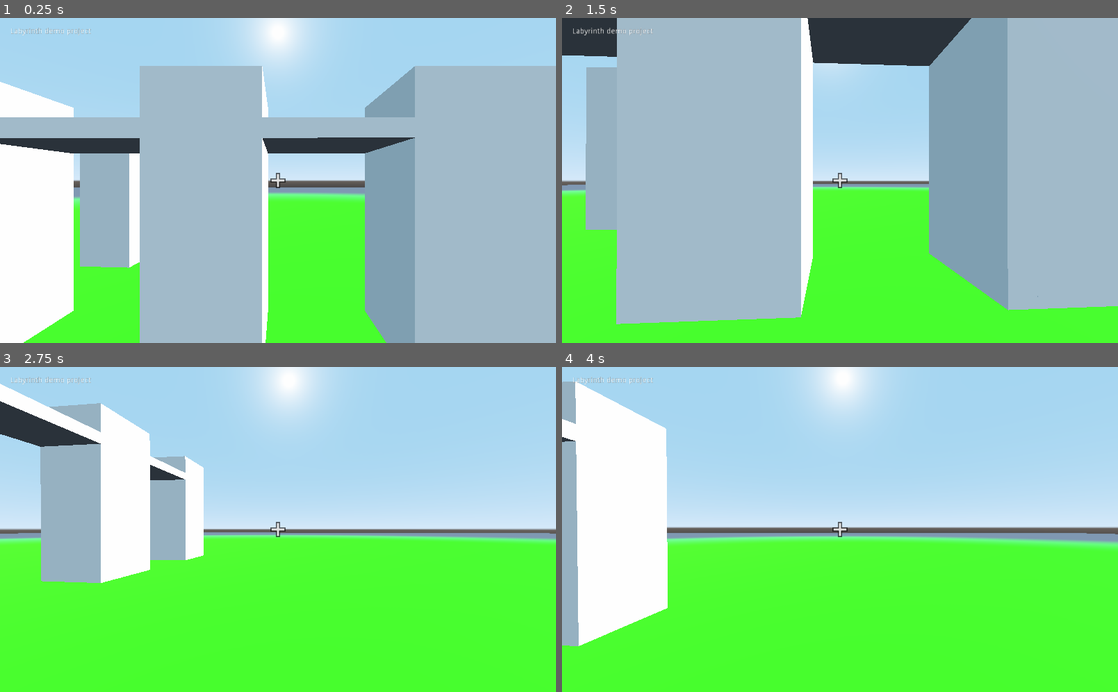
Above: before the commit, frames 1-4 (two rows, left to right).
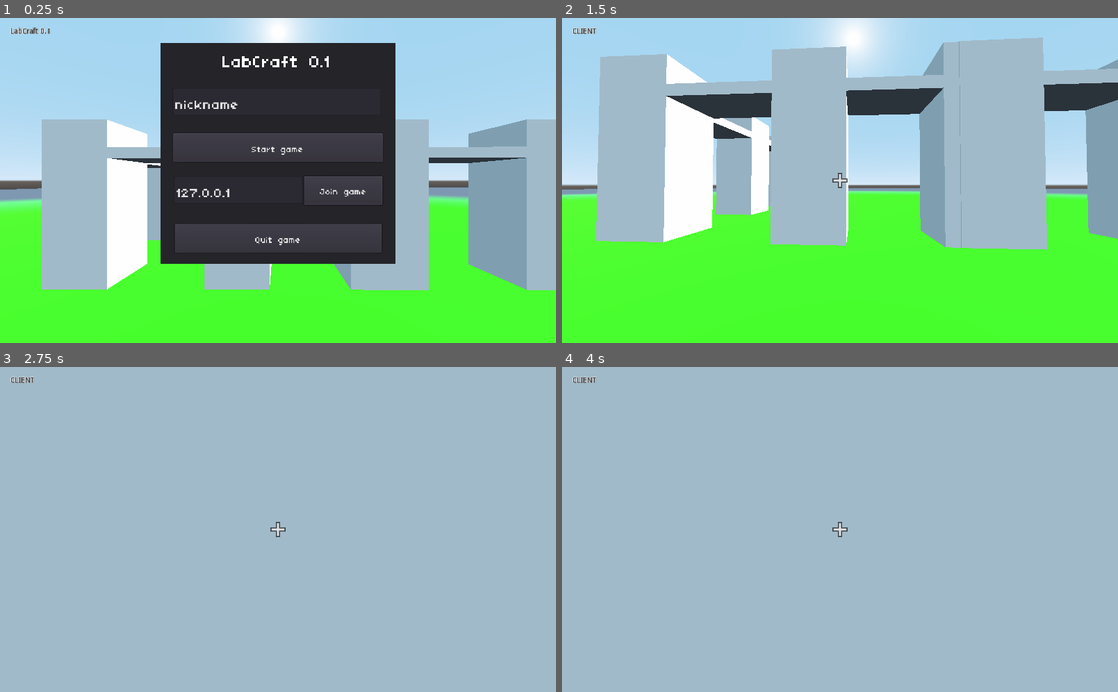
Above: after the commit, the same moments.

Repository: labyrinth-brno/labyrinth3d
Game: Godot game, scene res://Scenes/World.tscn
The game is run twice, just before and just after one commit, with the same random seed, the same clock (stepped at 60 frames per second) and the same inputs.
Inputs (mouse positions are in pixels of both pictures, inside the frame that each line leads up to):
- Up to frame 1 (0.25 s): no input
- Up to frame 2 (1.5 s): click (906, 190) at 0.5 s, where only the run after the commit has a clickable "Join game"; tap Enter at 1.25 s; move the mouse to (867, 180) at 1.27 s; hold W (move_forward) from 1.28 s (still down)
- Up to frame 3 (2.75 s): keep holding W (move_forward); tap Space (jump) at 1.52, 2.27 s; move the mouse to (250, 529) at 2.02 s
- Up to frame 4 (4 s): keep holding W (move_forward); move the mouse to (851, 523) at 2.77 s; move the mouse to (834, 536) at 3.52 s; tap Space (jump) at 3.77 s

The runs differ from the first frame. In frame 1, 68% of the frame differs, in the area x 0-100%, y 2-100%; in frame 2, 57%; in frame 3, 93%; in frame 4, 98%, in the area x 0-100%, y 0-100%.
Error after the commit: Invalid type in function 'create_client' in base 'NetworkedMultiplayerENet'. Cannot convert argument 1 from Object to String. (res://Scenes/World.gd:37)

Commit message:
Networking

Diff:
--- /dev/null
+++ b/Assets/TinyUnicode.tres
@@ -0,0 +1,7 @@
+[gd_resource type="DynamicFont" load_steps=2 format=2]
+
+[ext_resource path="res://Assets/TinyUnicode.ttf" type="DynamicFontData" id=1]
+
+[resource]
+size = 64
+font_data = ExtResource( 1 )
--- a/Components/PauseMenu/pause_menu.gd
+++ b/Components/PauseMenu/pause_menu.gd
@@ -3,23 +3,45 @@
 onready var tree = get_tree()
 
 onready var crosshair = $Crosshair
-onready var pause = $Pause
-onready var voxel_world = $"../World"
+onready var pause = $Network
+onready var world = get_node("/root/World")
 
+func _ready():
+	show_menu()
 
 func _process(_delta):
 	if Input.is_action_just_pressed("pause"):
-		pause.visible = crosshair.visible
-		crosshair.visible = !crosshair.visible
-		Input.set_mouse_mode(Input.MOUSE_MODE_CAPTURED if crosshair.visible else Input.MOUSE_MODE_VISIBLE)
+		show_menu()
+
+func show_menu():
+	world.paused = true
+	pause.visible = true
+	crosshair.visible = false
+	Input.set_mouse_mode(Input.MOUSE_MODE_CAPTURED if crosshair.visible else Input.MOUSE_MODE_VISIBLE)
 
 
+func hide_menu():
+	world.paused = false
+	pause.visible = false
+	crosshair.visible = true
+	Input.set_mouse_mode(Input.MOUSE_MODE_CAPTURED)
+
 func _on_Resume_pressed():
-	Input.set_mouse_mode(Input.MOUSE_MODE_CAPTURED)
-	crosshair.visible = true
-	pause.visible = false
-
+	hide_menu()
 
 func _on_Exit_pressed():
-	voxel_world.clean_up()
+	world.clean_up()
 	tree.quit()
+
+func _on_Quit_pressed():
+	_on_Exit_pressed()
+
+func _on_ServerBtn_pressed():
+	world.start_server($Network/Nickname)
+	$Label.text = "SERVER"
+	hide_menu()
+
+func _on_ClientBtn_pressed():
+	world.start_client($Network/Nickname, $Network/IP)
+	$Label.text = "CLIENT"
+	hide_menu()
--- a/Components/PauseMenu/pause_menu.tscn
+++ b/Components/PauseMenu/pause_menu.tscn
@@ -1,14 +1,25 @@
-[gd_scene load_steps=3 format=2]
+[gd_scene load_steps=7 format=2]
 
 [ext_resource path="res://Components/PauseMenu/crosshair.svg" type="Texture" id=1]
+[ext_resource path="res://Assets/TinyUnicode.tres" type="DynamicFont" id=2]
+[ext_resource path="res://Assets/TinyUnicode.ttf" type="DynamicFontData" id=3]
 [ext_resource path="res://Components/PauseMenu/pause_menu.gd" type="Script" id=4]
+
+[sub_resource type="DynamicFont" id=1]
+size = 33
+font_data = ExtResource( 3 )
+
+[sub_resource type="DynamicFont" id=2]
+size = 50
+font_data = ExtResource( 3 )
 
 [node name="UI" type="Control"]
 anchor_right = 1.0
 anchor_bottom = 1.0
 script = ExtResource( 4 )
 __meta__ = {
-"_edit_use_anchors_": false
+"_edit_use_anchors_": false,
+"_edit_vertical_guides_": [ 705.115, 317.272 ]
 }
 
 [node name="Crosshair" type="CenterContainer" parent="."]
@@ -30,7 +41,85 @@
 margin_top = 17.73
 margin_right = 59.2075
 margin_bottom = 31.73
-text = "Labyrinth demo project"
+custom_colors/font_color = Color( 0, 0, 0, 1 )
+custom_colors/font_outline_modulate = Color( 1, 1, 1, 1 )
+custom_colors/font_color_shadow = Color( 1, 1, 1, 1 )
+custom_constants/shadow_offset_x = 1
+custom_constants/shadow_offset_y = 1
+custom_constants/shadow_as_outline = 1
+text = "LabCraft 0.1"
 __meta__ = {
 "_edit_use_anchors_": false
 }
+
+[node name="Network" type="Panel" parent="."]
+anchor_left = 0.5
+anchor_top = 0.5
+anchor_right = 0.5
+anchor_bottom = 0.5
+margin_left = -216.0
+margin_top = -254.0
+margin_right = 216.0
+margin_bottom = 154.0
+
+[node name="Label" type="Label" parent="Network"]
+margin_left = 16.8287
+margin_top = 2.33315
+margin_right = 411.829
+margin_bottom = 55.3331
+custom_fonts/font = ExtResource( 2 )
+text = "LabCraft 0.1"
+align = 1
+valign = 1
+
+[node name="ServerBtn" type="Button" parent="Network"]
+margin_left = 23.4775
+margin_top = 166.605
+margin_right = 409.477
+margin_bottom = 219.605
+custom_fonts/font = SubResource( 1 )
+text = "Start game"
+
+[node name="ClientBtn" type="Button" parent="Network"]
+margin_left = 263.892
+margin_top = 246.145
+margin_right = 407.892
+margin_bottom = 299.145
+custom_fonts/font = SubResource( 1 )
+text = "Join game"
+__meta__ = {
+"_edit_use_anchors_": false
+}
+
+[node name="Quit" type="Button" parent="Network"]
+margin_left = 25.5225
+margin_top = 334.1
+margin_right = 406.523
+margin_bottom = 387.1
+custom_fonts/font = SubResource( 1 )
+text = "Quit game"
+
+[node name="Nickname" type="LineEdit" parent="Network"]
+margin_left = 22.0
+margin_top = 83.0
+margin_right = 406.0
+margin_bottom = 134.0
+custom_fonts/font = SubResource( 2 )
+text = "nickname"
+__meta__ = {
+"_edit_use_anchors_": false
+}
+
+[node name="IP" type="LineEdit" parent="Network"]
+margin_left = 24.0
+margin_top = 246.0
+margin_right = 262.0
+margin_bottom = 297.0
+custom_fonts/font = SubResource( 2 )
+text = "127.0.0.1"
+__meta__ = {
+"_edit_use_anchors_": false
+}
+[connection signal="pressed" from="Network/ServerBtn" to="." method="_on_ServerBtn_pressed"]
+[connection signal="pressed" from="Network/ClientBtn" to="." method="_on_ClientBtn_pressed"]
+[connection signal="pressed" from="Network/Quit" to="." method="_on_Quit_pressed"]
--- a/Components/Player/player.gd
+++ b/Components/Player/player.gd
@@ -10,15 +10,18 @@
 onready var head = $Head
 onready var raycast = $Head/RayCast
 onready var selected_block_texture = $SelectedBlock
-onready var voxel_world = $"../World"
+onready var world = get_node("/root/World")
 onready var crosshair = get_node("/root/World/UI/Crosshair")
 
+const UPDATE_PERIOD = 0
 
-func _ready():
-	Input.set_mouse_mode(Input.MOUSE_MODE_CAPTURED)
-
+var update_timeout = UPDATE_PERIOD
+var updated = true
 
 func _process(_delta):
+	if world.paused:
+		return
+
 	# Mouse movement.
 	_mouse_motion.y = clamp(_mouse_motion.y, -1550, 1550)
 	transform.basis = Basis(Vector3(0, _mouse_motion.x * -0.001, 0))
@@ -30,7 +33,7 @@
 	if Input.is_action_just_pressed("pick_block"):
 		# Block picking.
 		var block_global_position = (position - normal / 2).floor()
-		_selected_block = voxel_world.get_block_global_position(block_global_position)
+		_selected_block = world.get_block_global_position(block_global_position)
 	else:
 		# Block prev/next keys.
 		if Input.is_action_just_pressed("prev_block"):
@@ -52,10 +55,10 @@
 
 		if breaking:
 			var block_global_position = (position - normal / 2).floor()
-			voxel_world.set_block_global_position(block_global_position, 0)
+			world.set_block_global_position(block_global_position, 0)
 		elif placing:
 			var block_global_position = (position + normal / 2).floor()
-			voxel_world.set_block_global_position(block_global_position, _selected_block)
+			world.set_block_global_position(block_global_position, _selected_block)
 
 
 func _physics_process(delta):
@@ -76,8 +79,19 @@
 	# Gravity.
 	velocity.y -= gravity * delta
 
+	updated = abs(velocity.x) < 0.1 && abs(velocity.z) < 0.1
+
 	#warning-ignore:return_value_discarded
 	velocity = move_and_slide(Vector3(movement.x, velocity.y, movement.z), Vector3.UP)
+
+	if !updated:
+		world.distribute_position(translation)
+		updated = true
+
+		#update_timeout -= delta
+		#if update_timeout <= 0:
+		#	update_timeout = UPDATE_PERIOD
+		#	updated = true
 
 	# Jumping, applied next frame.
 	if is_on_floor() and Input.is_action_pressed("jump"):
--- /dev/null
+++ b/Components/RemotePlayer/RemotePlayer.gd
@@ -0,0 +1,12 @@
+extends Spatial
+
+var target_position: Vector3 = Vector3()
+
+func _ready():
+	set_physics_process(false)
+
+# Called every frame. 'delta' is the elapsed time since the previous frame.
+#func _physics_process(delta):
+#	if target_position != Vector3():
+#		translate(target_position - translation)
+#		target_position = Vector3()
--- /dev/null
+++ b/Components/RemotePlayer/RemotePlayer.tscn
@@ -0,0 +1,21 @@
+[gd_scene load_steps=4 format=2]
+
+[ext_resource path="res://Components/RemotePlayer/RemotePlayer.gd" type="Script" id=1]
+
+[sub_resource type="CapsuleShape" id=1]
+
+[sub_resource type="CapsuleMesh" id=2]
+
+[node name="RemotePlayer" type="Spatial"]
+script = ExtResource( 1 )
+
+[node name="KinematicBody" type="KinematicBody" parent="."]
+
+[node name="CollisionShape" type="CollisionShape" parent="KinematicBody"]
+transform = Transform( 1, 0, 0, 0, -1.62921e-07, 1, 0, -1, -1.62921e-07, 0, 0, 0 )
+shape = SubResource( 1 )
+
+[node name="Mesg" type="MeshInstance" parent="KinematicBody"]
+transform = Transform( 1, 0, 0, 0, -1.62921e-07, 1, 0, -1, -1.62921e-07, 0, 0, 0 )
+mesh = SubResource( 2 )
+material/0 = null
--- /dev/null
+++ b/Scenes/World.gd
@@ -0,0 +1,86 @@
+extends Spatial
+
+const SERVER_PORT = 7070
+const SERVER_IP   = "127.0.0.1"
+const MAX_PLAYERS = 20
+
+var peer
+var players = {}
+var self_id = 0
+var paused = true
+var nick= ""
+
+var RemotePlayer = load("res://Components/RemotePlayer/RemotePlayer.tscn")
+
+func _ready():
+	peer = NetworkedMultiplayerENet.new()
+	# CLIENT & SERVER ######################
+	get_tree().connect("network_peer_connected", self, "_player_connected")
+	get_tree().connect("network_peer_disconnected", self, "_player_disconnected")
+
+	# CLIENT ONLY ###########################
+	get_tree().connect("connected_to_server", self, "_connected_ok")
+	get_tree().connect("connection_failed", self, "_connected_fail")
+	get_tree().connect("server_disconnected", self, "_server_disconnected")
+
+func clean_up():
+	pass
+
+
+func add_log(text):
+	$UI/Label.text = $UI/Label.text + text + "\n"
+
+
+func start_client(nickname, ip):
+	nick = nickname
+	add_log("---- CLIENT ----");
+	peer.create_client(ip, SERVER_PORT)
+	get_tree().set_network_peer(peer)
+
+func start_server(nickname):
+	nick = nickname
+	add_log("---- SERVER ----");
+	peer.create_server(SERVER_PORT, MAX_PLAYERS)
+	get_tree().set_network_peer(peer)
+
+func _player_connected(id):
+	var player: Spatial = RemotePlayer.instance()
+	player.name = "pl_" + str(id)
+	player.translate(Vector3(randi() % 5 - 2.5, 2, randi() % 5 - 2.5))
+	$Players.add_child(player)
+	distribute_position(player.translation)
+	add_log("=> Connected and drawed player: " + str(id) + " rendered at: " + str(player.translation));
+
+remote func update_remote_player_position(id, pos: Vector3):
+	print("ipdating pos of: " + str(id))
+	if id != self_id:
+		var player = $Players.get_node("pl_" + str(id))
+		if player:
+			print("UPDATING PLAYER's " + str(id) + " POSITION TO " + str(pos))
+			player.translate(pos - player.translation)
+			#player.target_position = pos
+
+func distribute_position(new_pos):
+	print("distributing my pos: " + str(new_pos));
+	rpc("update_remote_player_position", get_tree().get_network_unique_id(), new_pos)
+
+remote func register_player(id, info):
+	players[id] = info
+	if get_tree().is_network_server():
+		add_log("[+] new client, registering server to the new client");
+		rpc_id(id, "register_player", 1, { "nick": "Server" })
+		for peer_id in players:
+			add_log("[+] registering new client to player: " + str(peer_id));
+			rpc_id(id, "register_player", peer_id, players[peer_id])
+
+
+## CLIENT PART ##########################
+func _connected_ok():
+	add_log("=> I'am connected to the game");
+	print("CLIENT connected...")
+	self_id = get_tree().get_network_unique_id()
+
+	if nick == "":
+		nick = "player_" + str(self_id)
+
+	rpc("register_player", get_tree().get_network_unique_id(), { "nick":  nick } )
--- a/Scenes/World.tscn
+++ b/Scenes/World.tscn
@@ -1,8 +1,9 @@
-[gd_scene load_steps=11 format=2]
+[gd_scene load_steps=12 format=2]
 
 [ext_resource path="res://Components/Player/player.tscn" type="PackedScene" id=1]
 [ext_resource path="res://Components/PauseMenu/pause_menu.tscn" type="PackedScene" id=2]
 [ext_resource path="res://Components/Environment/Environment.tscn" type="PackedScene" id=3]
+[ext_resource path="res://Scenes/World.gd" type="Script" id=4]
 
 [sub_resource type="CubeMesh" id=1]
 
@@ -13,19 +14,17 @@
 
 [sub_resource type="BoxShape" id=4]
 
-[sub_resource type="CubeMesh" id=7]
+[sub_resource type="CubeMesh" id=5]
 
-[sub_resource type="Skin" id=9]
+[sub_resource type="Skin" id=6]
 
-[sub_resource type="BoxShape" id=8]
+[sub_resource type="BoxShape" id=7]
 extents = Vector3( 1, 1, 1.00134 )
 
 [node name="World" type="Spatial"]
+script = ExtResource( 4 )
 
 [node name="UI" parent="." instance=ExtResource( 2 )]
-
-[node name="Player" parent="." instance=ExtResource( 1 )]
-transform = Transform( 1, 0, 0, 0, 1, 0, 0, 0, 1, 1.25602, 2.2067, 4.45352 )
 
 [node name="Env" type="Spatial" parent="."]
 
@@ -43,141 +42,147 @@
 [node name="Environment" parent="Env" instance=ExtResource( 3 )]
 
 [node name="Wall" type="Spatial" parent="Env"]
+transform = Transform( 1, 0, 0, 0, 1, 0, 0, 0, 1, 0, 0, -5.79098 )
 
 [node name="MeshInstance2" type="MeshInstance" parent="Env/Wall"]
 transform = Transform( 1, 0, 0, 0, 2.60739, 0, 0, 0, 1, 0, 2.74085, 0 )
-mesh = SubResource( 7 )
-skin = SubResource( 9 )
+mesh = SubResource( 5 )
+skin = SubResource( 6 )
 material/0 = null
 
 [node name="StaticBody" type="StaticBody" parent="Env/Wall/MeshInstance2"]
 
 [node name="CollisionShape" type="CollisionShape" parent="Env/Wall/MeshInstance2/StaticBody"]
-shape = SubResource( 8 )
+shape = SubResource( 7 )
 
 [node name="Strop" type="MeshInstance" parent="Env/Wall"]
 transform = Transform( 0.0247639, 5.47248, 0, -0.168518, 0.00518432, 0, 0, 0, 1, 0, 4.34324, 0 )
-mesh = SubResource( 7 )
-skin = SubResource( 9 )
+mesh = SubResource( 5 )
+skin = SubResource( 6 )
 material/0 = null
 
 [node name="StaticBody" type="StaticBody" parent="Env/Wall/Strop"]
 
 [node name="CollisionShape" type="CollisionShape" parent="Env/Wall/Strop/StaticBody"]
-shape = SubResource( 8 )
+shape = SubResource( 7 )
 
 [node name="MeshInstance4" type="MeshInstance" parent="Env/Wall"]
 transform = Transform( 1, 0, 0, 0, 2.60739, 0, 0, 0, 1, -4.99359, 2.74085, 0 )
-mesh = SubResource( 7 )
-skin = SubResource( 9 )
+mesh = SubResource( 5 )
+skin = SubResource( 6 )
 material/0 = null
 
 [node name="StaticBody" type="StaticBody" parent="Env/Wall/MeshInstance4"]
 
 [node name="CollisionShape" type="CollisionShape" parent="Env/Wall/MeshInstance4/StaticBody"]
-shape = SubResource( 8 )
+shape = SubResource( 7 )
 
 [node name="MeshInstance3" type="MeshInstance" parent="Env/Wall"]
 transform = Transform( 1, 0, 0, 0, 2.60739, 0, 0, 0, 1, 4.48881, 2.74085, 0 )
-mesh = SubResource( 7 )
-skin = SubResource( 9 )
+mesh = SubResource( 5 )
+skin = SubResource( 6 )
 material/0 = null
 
 [node name="StaticBody" type="StaticBody" parent="Env/Wall/MeshInstance3"]
 
 [node name="CollisionShape" type="CollisionShape" parent="Env/Wall/MeshInstance3/StaticBody"]
-shape = SubResource( 8 )
+shape = SubResource( 7 )
 
 [node name="Wall2" type="Spatial" parent="Env"]
-transform = Transform( 1, 0, 0, 0, 1, 0, 0, 0, 1, 9.86483, 0, 0 )
+transform = Transform( 1, 0, 0, 0, 1, 0, 0, 0, 1, 9.86483, 0, -5.76104 )
 
 [node name="MeshInstance2" type="MeshInstance" parent="Env/Wall2"]
 transform = Transform( 1, 0, 0, 0, 2.60739, 0, 0, 0, 1, 0, 2.74085, 0 )
-mesh = SubResource( 7 )
-skin = SubResource( 9 )
+mesh = SubResource( 5 )
+skin = SubResource( 6 )
 material/0 = null
 
 [node name="StaticBody" type="StaticBody" parent="Env/Wall2/MeshInstance2"]
 
 [node name="CollisionShape" type="CollisionShape" parent="Env/Wall2/MeshInstance2/StaticBody"]
-shape = SubResource( 8 )
+shape = SubResource( 7 )
 
 [node name="Strop" type="MeshInstance" parent="Env/Wall2"]
 transform = Transform( 0.0247639, 5.47248, 0, -0.168518, 0.00518432, 0, 0, 0, 1, 0, 4.34324, 0 )
-mesh = SubResource( 7 )
-skin = SubResource( 9 )
+mesh = SubResource( 5 )
+skin = SubResource( 6 )
 material/0 = null
 
 [node name="StaticBody" type="StaticBody" parent="Env/Wall2/Strop"]
 
 [node name="CollisionShape" type="CollisionShape" parent="Env/Wall2/Strop/StaticBody"]
-shape = SubResource( 8 )
+shape = SubResource( 7 )
 
 [node name="MeshInstance4" type="MeshInstance" parent="Env/Wall2"]
 transform = Transform( 1, 0, 0, 0, 2.60739, 0, 0, 0, 1, -4.99359, 2.74085, 0 )
-mesh = SubResource( 7 )
-skin = SubResource( 9 )
+mesh = SubResource( 5 )
+skin = SubResource( 6 )
 material/0 = null
 
 [node name="StaticBody" type="StaticBody" parent="Env/Wall2/MeshInstance4"]
 
 [node name="CollisionShape" type="CollisionShape" parent="Env/Wall2/MeshInstance4/StaticBody"]
-shape = SubResource( 8 )
+shape = SubResource( 7 )
 
 [node name="MeshInstance3" type="MeshInstance" parent="Env/Wall2"]
 transform = Transform( 1, 0, 0, 0, 2.60739, 0, 0, 0, 1, 4.48881, 2.74085, 0 )
-mesh = SubResource( 7 )
-skin = SubResource( 9 )
+mesh = SubResource( 5 )
+skin = SubResource( 6 )
 material/0 = null
 
 [node name="StaticBody" type="StaticBody" parent="Env/Wall2/MeshInstance3"]
 
 [node name="CollisionShape" type="CollisionShape" parent="Env/Wall2/MeshInstance3/StaticBody"]
-shape = SubResource( 8 )
+shape = SubResource( 7 )
 
 [node name="Wall3" type="Spatial" parent="Env"]
-transform = Transform( 0.0600554, 0, 0.998195, 0, 1, 0, -0.998195, 0, 0.0600554, -5.09377, 0, -9.71735 )
+transform = Transform( 0.0600554, 0, 0.998195, 0, 1, 0, -0.998195, 0, 0.0600554, -5.09377, 0, -11.1289 )
 
 [node name="MeshInstance2" type="MeshInstance" parent="Env/Wall3"]
 transform = Transform( 1, 0, 0, 0, 2.60739, 0, 0, 0, 1, 0, 2.74085, 0 )
-mesh = SubResource( 7 )
-skin = SubResource( 9 )
+mesh = SubResource( 5 )
+skin = SubResource( 6 )
 material/0 = null
 
 [node name="StaticBody" type="StaticBody" parent="Env/Wall3/MeshInstance2"]
 
 [node name="CollisionShape" type="CollisionShape" parent="Env/Wall3/MeshInstance2/StaticBody"]
-shape = SubResource( 8 )
+shape = SubResource( 7 )
 
 [node name="Strop" type="MeshInstance" parent="Env/Wall3"]
 transform = Transform( 0.0247639, 5.47248, 0, -0.168518, 0.00518432, 0, 0, 0, 1, 0, 4.34324, 0 )
-mesh = SubResource( 7 )
-skin = SubResource( 9 )
+mesh = SubResource( 5 )
+skin = SubResource( 6 )
 material/0 = null
 
 [node name="StaticBody" type="StaticBody" parent="Env/Wall3/Strop"]
 
 [node name="CollisionShape" type="CollisionShape" parent="Env/Wall3/Strop/StaticBody"]
-shape = SubResource( 8 )
+shape = SubResource( 7 )
 
 [node name="MeshInstance4" type="MeshInstance" parent="Env/Wall3"]
 transform = Transform( 1, 0, 0, 0, 2.60739, 0, 0, 0, 1, -4.99359, 2.74085, 0 )
-mesh = SubResource( 7 )
-skin = SubResource( 9 )
+mesh = SubResource( 5 )
+skin = SubResource( 6 )
 material/0 = null
 
 [node name="StaticBody" type="StaticBody" parent="Env/Wall3/MeshInstance4"]
 
 [node name="CollisionShape" type="CollisionShape" parent="Env/Wall3/MeshInstance4/StaticBody"]
-shape = SubResource( 8 )
+shape = SubResource( 7 )
 
 [node name="MeshInstance3" type="MeshInstance" parent="Env/Wall3"]
 transform = Transform( 1, 0, 0, 0, 2.60739, 0, 0, 0, 1, 4.48881, 2.74085, 0 )
-mesh = SubResource( 7 )
-skin = SubResource( 9 )
+mesh = SubResource( 5 )
+skin = SubResource( 6 )
 material/0 = null
 
 [node name="StaticBody" type="StaticBody" parent="Env/Wall3/MeshInstance3"]
 
 [node name="CollisionShape" type="CollisionShape" parent="Env/Wall3/MeshInstance3/StaticBody"]
-shape = SubResource( 8 )
+shape = SubResource( 7 )
+
+[node name="Players" type="Spatial" parent="."]
+
+[node name="Player" parent="." instance=ExtResource( 1 )]
+transform = Transform( 1, 0, 0, 0, 1, 0, 0, 0, 1, 1.25602, 2.2067, 1.71402 )
--- a/project.godot
+++ b/project.godot
@@ -57,6 +57,11 @@
 "events": [ Object(InputEventKey,"resource_local_to_scene":false,"resource_name":"","device":0,"alt":false,"shift":false,"control":false,"meta":false,"command":false,"pressed":false,"scancode":32,"unicode":0,"echo":false,"script":null)
  ]
 }
+pause={
+"deadzone": 0.5,
+"events": [ Object(InputEventKey,"resource_local_to_scene":false,"resource_name":"","device":0,"alt":false,"shift":false,"control":false,"meta":false,"command":false,"pressed":false,"scancode":16777217,"unicode":0,"echo":false,"script":null)
+ ]
+}
 
 [rendering]
 
Binary file added: Assets/TinyUnicode.ttf
Not shown, added: export_presets.cfg
